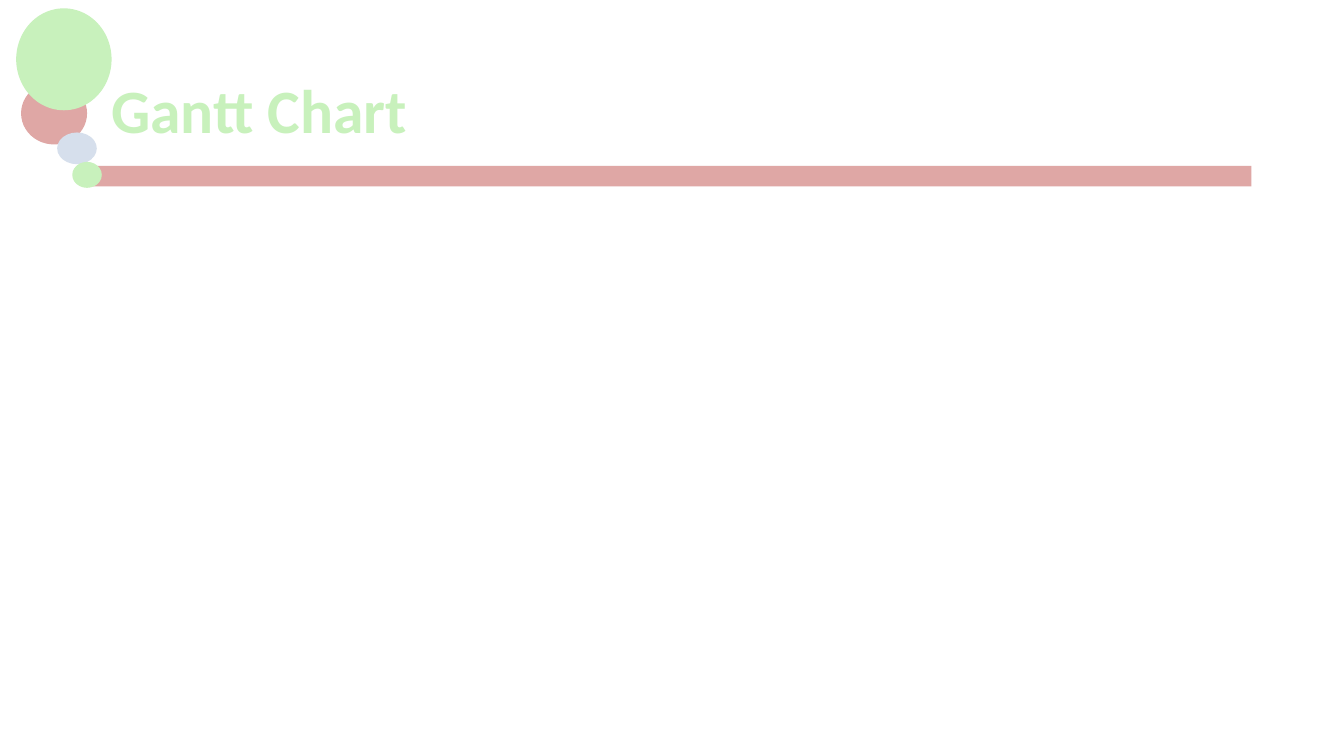
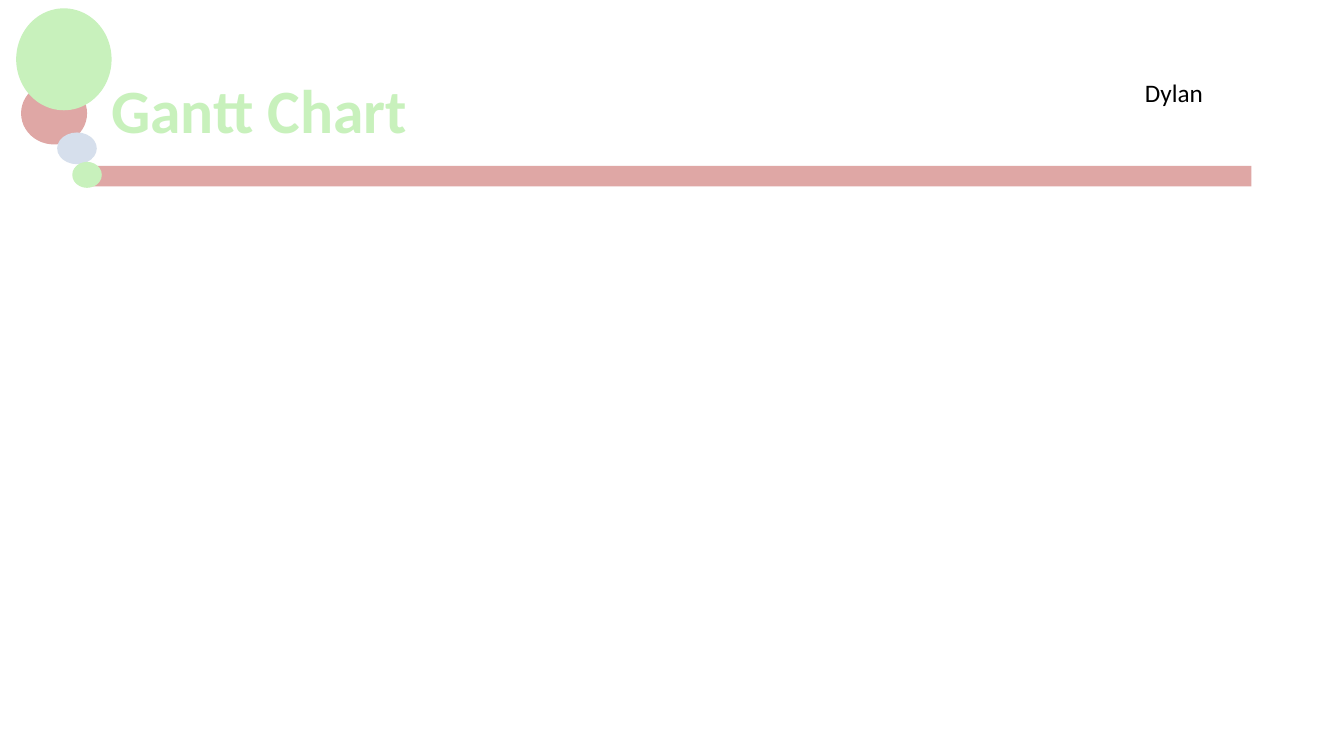
Before and after one commit to jackG97/Project, a slide deck: slide 4 of MCTV Limited.pptx. Drawn at 1344x756 pixels with LibreOffice and Linux fonts; fonts in the diff are those of the drawing; background and template pictures are left out. Boxes give left, top, right and bottom in pixels: in the first picture for what was removed or moved away, otherwise in the second. Text is boxed around its words. In the diff, an @@ line names an element or a change of style, - is before the commit and + after.

```diff
--- a/MCTV Limited.pptx
+++ b/MCTV Limited.pptx
@@ text added at box(1145, 84, 1203, 106), 18 pt, text #000000 @@
+Dylan
```
Also in this commit, not shown: 6 other slides changed, 2 slides added, 2 slides removed, 1 other file.
